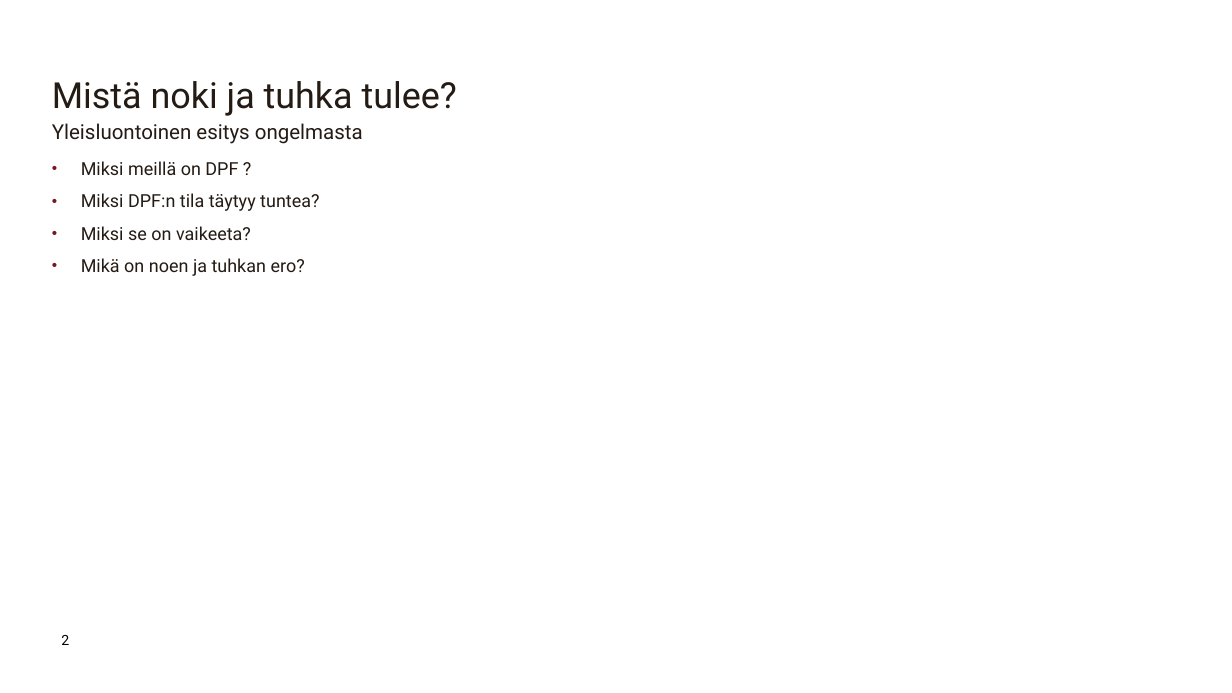
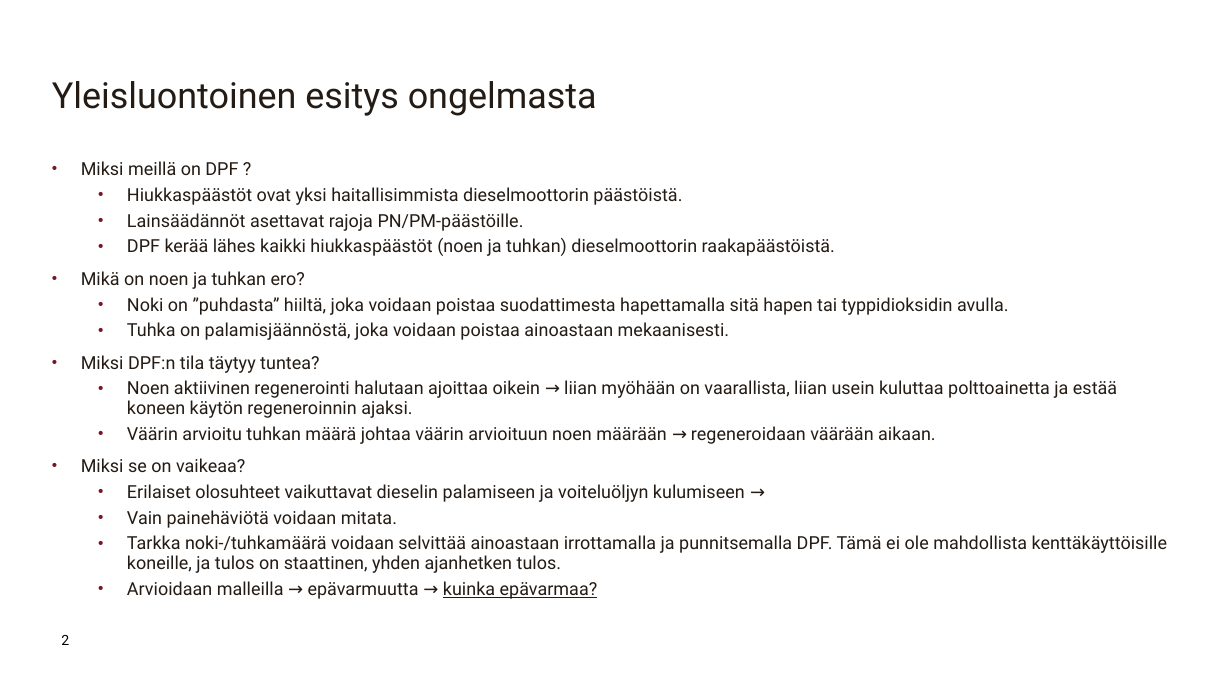
Before and after one commit to sheriffraato/diplomityo, a slide deck: slide 2 of Tutkimuskysymysesittely.pptx. Drawn at 1232x693 pixels with LibreOffice and Linux fonts; fonts in the diff are those of the drawing; background and template pictures are left out. Boxes give left, top, right and bottom in pixels: in the first picture for what was removed or moved away, otherwise in the second. Text is boxed around its words. In the diff, an @@ line names an element or a change of style, - is before the commit and + after.

```diff
--- a/Tutkimuskysymysesittely.pptx
+++ b/Tutkimuskysymysesittely.pptx
@@ title at [52, 81, 597, 116]: text changed @@
-Mistä noki ja tuhka tulee?
+Yleisluontoinen esitys ongelmasta
@@ subtitle removed at [52, 123, 363, 144] @@
-Yleisluontoinen esitys ongelmasta
@@ text at [81, 187, 1009, 340]: paragraphs added @@
+  • Hiukkaspäästöt ovat yksi haitallisimmista dieselmoottorin päästöistä.
+  • Lainsäädännöt asettavat rajoja PN/PM-päästöille.
+  • DPF kerää lähes kaikki hiukkaspäästöt (noen ja tuhkan) dieselmoottorin raakapäästöistä.
+• Mikä on noen ja tuhkan ero?
+  • Noki on ”puhdasta” hiiltä, joka voidaan poistaa suodattimesta hapettamalla sitä hapen tai typpidioksidin avulla.
+  • Tuhka on palamisjäännöstä, joka voidaan poistaa ainoastaan mekaanisesti.
@@ text at [81, 380, 1167, 599]: text changed @@
-• Miksi se on vaikeeta?
-• Mikä on noen ja tuhkan ero?
+  • Noen aktiivinen regenerointi halutaan ajoittaa oikein → liian myöhään on vaarallista, liian usein kuluttaa polttoainetta ja estää koneen käytön regeneroinnin ajaksi.
+  • Väärin arvioitu tuhkan määrä johtaa väärin arvioituun noen määrään → regeneroidaan väärään aikaan.
+• Miksi se on vaikeaa?
+  • Erilaiset olosuhteet vaikuttavat dieselin palamiseen ja voiteluöljyn kulumiseen →
+  • Vain painehäviötä voidaan mitata.
+  • Tarkka noki-/tuhkamäärä voidaan selvittää ainoastaan irrottamalla ja punnitsemalla DPF. Tämä ei ole mahdollista kenttäkäyttöisille koneille, ja tulos on staattinen, yhden ajanhetken tulos.
+  • Arvioidaan malleilla → epävarmuutta → kuinka epävarmaa?
```
Also in this commit, not shown: 2 other slides changed, 3 other files.
